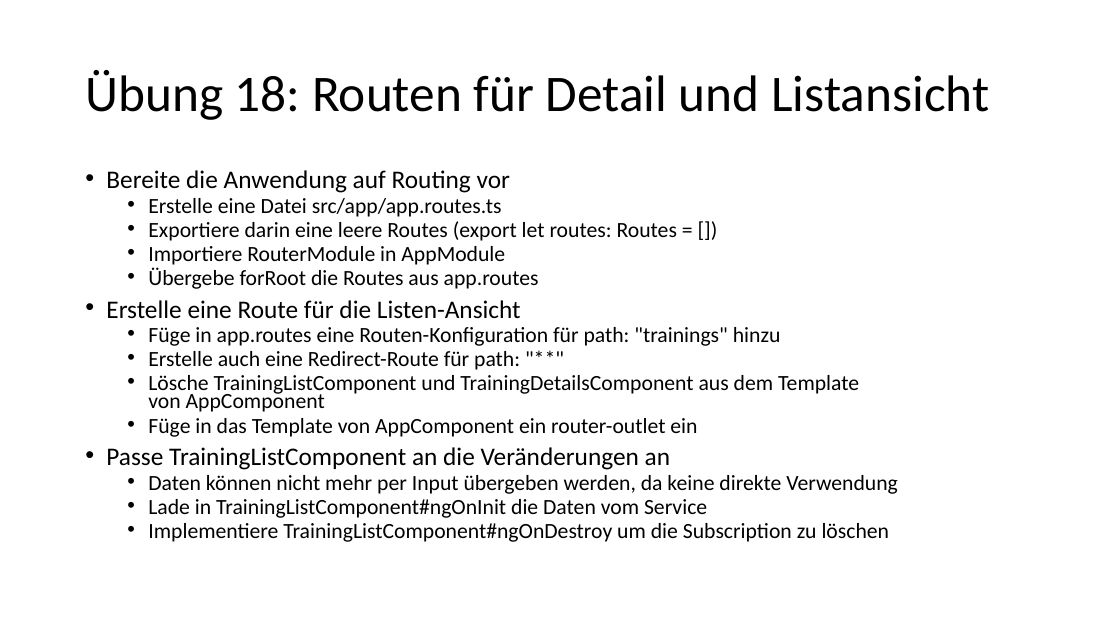
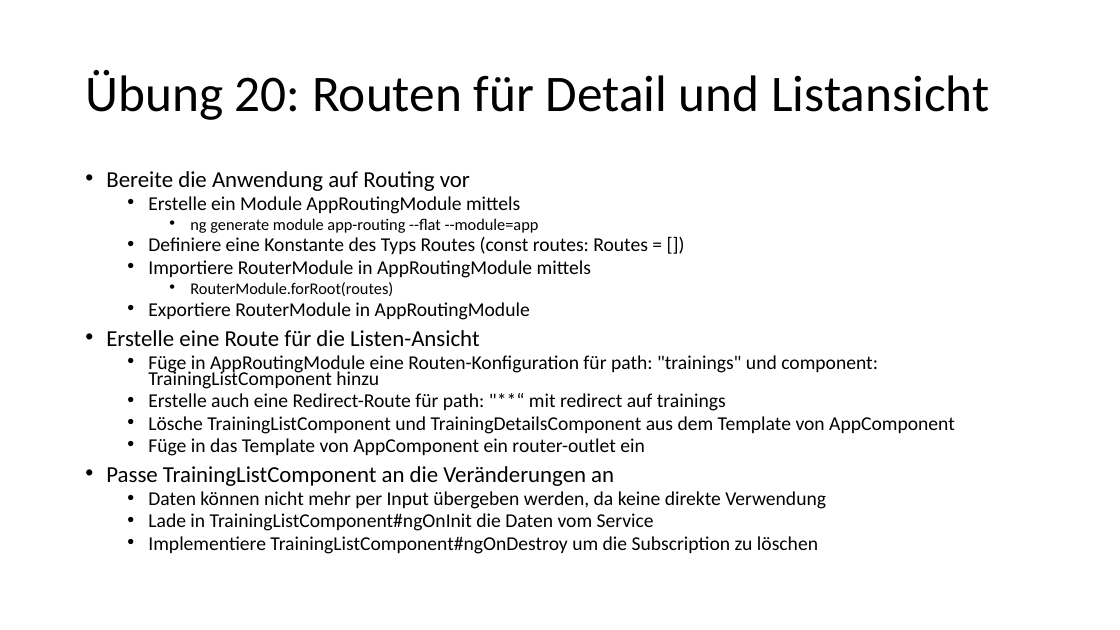
Before and after one commit to goetzingert/angular, a slide deck: slide 202 of presentation.pptx (slide 203 before the commit). Drawn at 1120x630 pixels with LibreOffice and Linux fonts; fonts in the diff are those of the drawing. Boxes give left, top, right and bottom in pixels: in the first picture for what was removed or moved away, otherwise in the second. Text is boxed around its words. In the diff, an @@ line names an element or a change of style, - is before the commit and + after.

```diff
--- a/presentation.pptx
+++ b/presentation.pptx
@@ title at (85,70,989,120): text changed @@
-Übung 18: Routen für Detail und Listansicht
+Übung 20: Routen für Detail und Listansicht
@@ text at (106,171,955,554): size 21.7 to 19.6 pt in "Bereite die Anwendung auf Routing vor", "Erstelle eine Route für die Listen-Ansicht", "Passe TrainingListComponent an die Veränderungen an"; size 18.6 to 16.8 pt in "Lösche TrainingListComponent und TrainingDetailsComponent au ...", "Füge in das Template von AppComponent ein ...", "Daten können nicht mehr per Input übergeben ...", "Lade in TrainingListComponent#ngOnInit die Daten vom Service" and 1 more places @@
@@ text at (148,196,648,320): text changed; size 18.6 to 16.8 pt @@
-  • Erstelle eine Datei src/app/app.routes.ts
-  • Exportiere darin eine leere Routes (export let routes: Routes = [])
-  • Importiere RouterModule in AppModule
-  • Übergebe forRoot die Routes aus app.routes
+  • Erstelle ein Module AppRoutingModule mittels
+    • ng generate module app-routing --flat --module=app
+  • Definiere eine Konstante des Typs Routes (const routes: Routes = [])
+  • Importiere RouterModule in AppRoutingModule mittels
+    • RouterModule.forRoot(routes)
+  • Exportiere RouterModule in AppRoutingModule
@@ text at (148,355,878,411): text changed; size 18.6 to 16.8 pt @@
-  • Füge in app.routes eine Routen-Konfiguration für path: "trainings" hinzu
-  • Erstelle auch eine Redirect-Route für path: "**"
+  • Füge in AppRoutingModule eine Routen-Konfiguration für path: "trainings" und component: TrainingListComponent hinzu
+  • Erstelle auch eine Redirect-Route für path: "**“ mit redirect auf trainings
```
Also in this commit, not shown: 10 other slides changed, 1 slide added, 2 slides removed, 7 other files.
